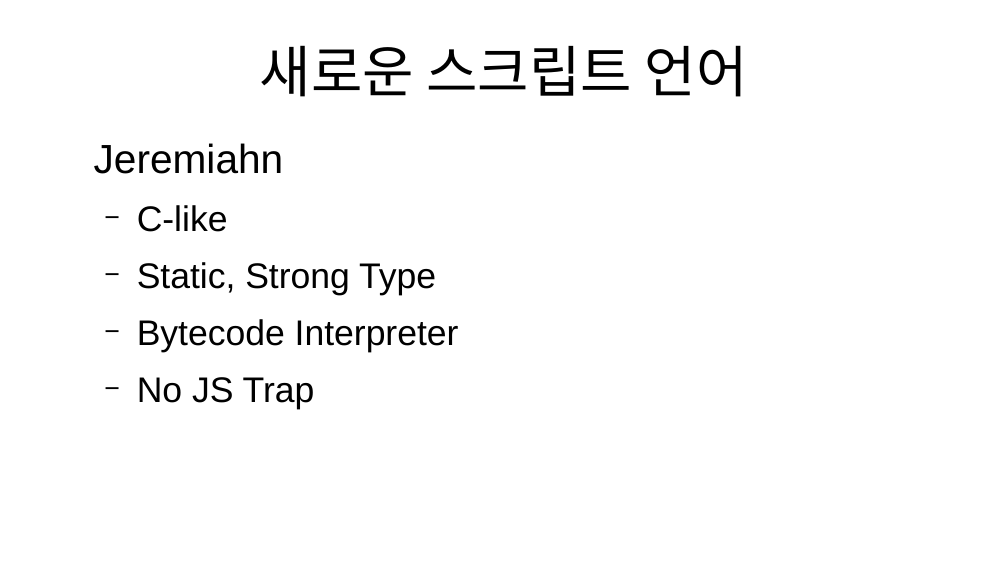
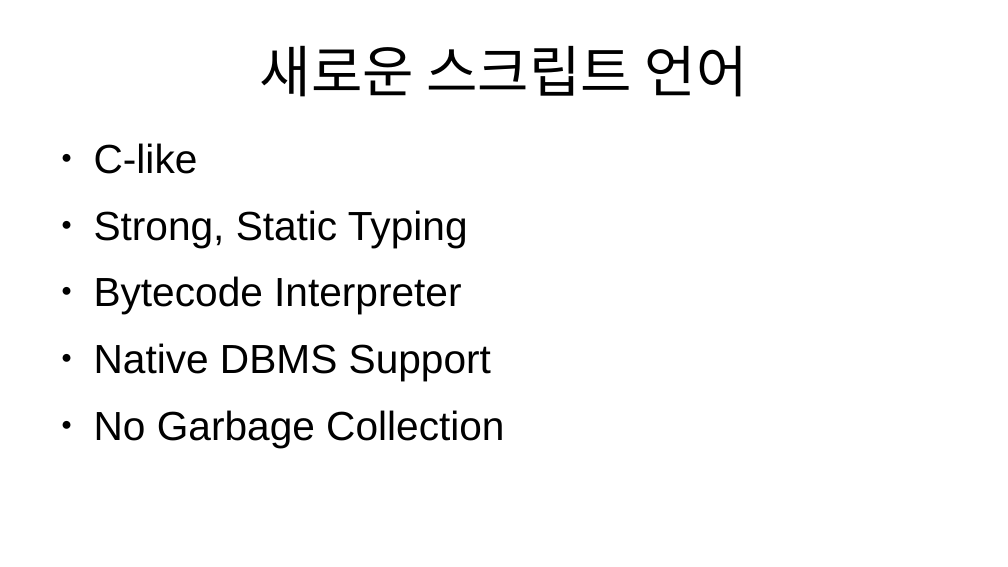
Before and after one commit to StudyWithJY/ResultReport, a slide deck: slide 20 of 7.19/woohyun/DewProject.odp (slide 19 before the commit). Drawn at 1008x567 pixels with LibreOffice and Linux fonts; fonts in the diff are those of the drawing. Boxes give left, top, right and bottom in pixels: in the first picture for what was removed or moved away, otherwise in the second. Text is boxed around its words. In the diff, an @@ line names an element or a change of style, - is before the commit and + after.

Commit message:
add pages

```diff
--- a/7.19/woohyun/DewProject.odp
+++ b/7.19/woohyun/DewProject.odp
@@ text at (94,143,284,174): paragraph removed @@
-Jeremiahn
@@ text at (94,143,461,314): size 28 to 32 pt in "C-like", "Bytecode Interpreter"; bullet − to ●; list level 2 to 1 in "C-like"; list level 2 to 1 in "Bytecode Interpreter" @@
@@ text at (94,210,468,247): text changed; size 28 to 32 pt @@
-  − Static, Strong Type
+● Strong, Static Typing
@@ text at (94,343,504,448): text changed; size 28 to 32 pt @@
-  − No JS Trap
+● Native DBMS Support
+● No Garbage Collection
```
Also in this commit, not shown: 4 other slides changed, 1 slide added.
